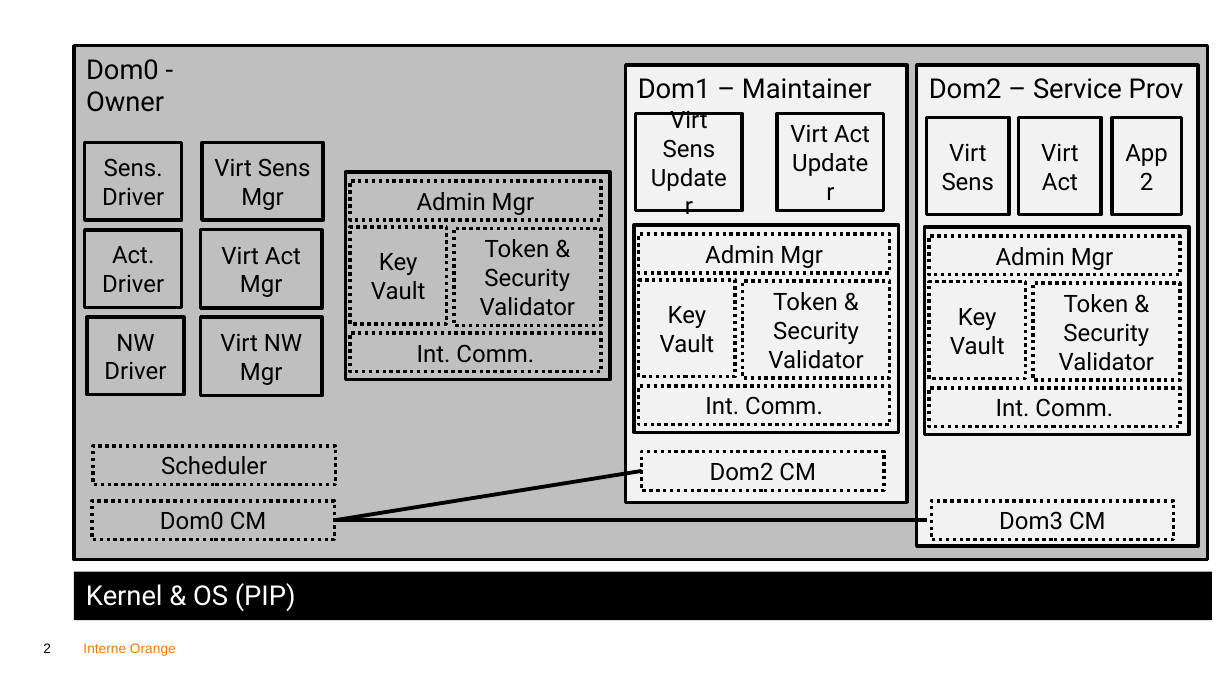
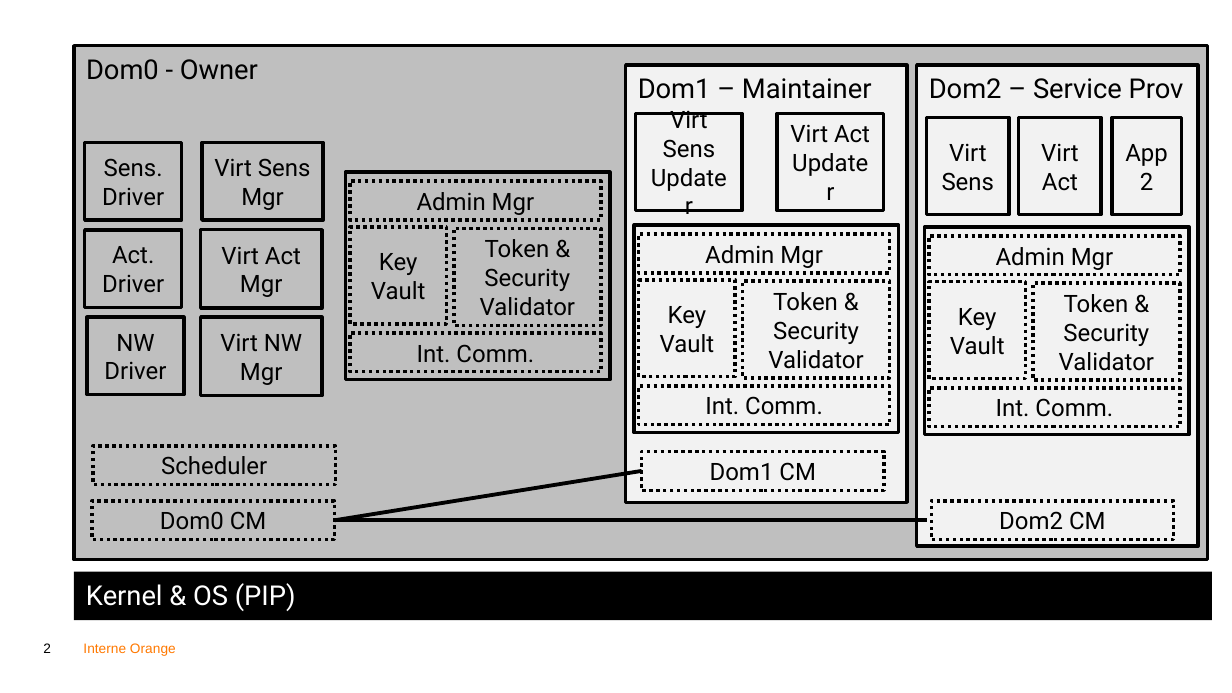
Before and after one commit to ymah/pip-odsi, a slide deck: slide 2 of papier/odsi_wp1wp3/figures/layers.pptx. Drawn at 1232x693 pixels with LibreOffice and Linux fonts; fonts in the diff are those of the drawing. Boxes give left, top, right and bottom in pixels: in the first picture for what was removed or moved away, otherwise in the second. Text is boxed around its words. In the diff, an @@ line names an element or a change of style, - is before the commit and + after.

```diff
--- a/papier/odsi_wp1wp3/figures/layers.pptx
+++ b/papier/odsi_wp1wp3/figures/layers.pptx
@@ text in rectangle at [86, 59, 258, 80]: text changed @@
-Dom0 -
-Owner
+Dom0 - Owner
@@ text in rectangle at [710, 462, 816, 481]: text changed @@
-Dom2 CM
+Dom1 CM
@@ text in rectangle at [999, 511, 1106, 530]: text changed @@
-Dom3 CM
+Dom2 CM
```
Also in this commit, not shown: 1 other slide changed, 13 other files.
